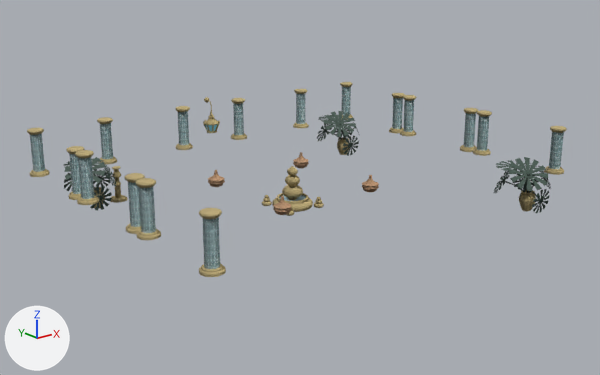
One commit to the glTF model www/models/lba2/iso_scenes/29.glb: the scene before it, then after it.
The view is the same before and after, from a 50 mm camera at (-15.4, -42.8, 16.2) aimed at (11.4, -9.3, 2.8). Every picture has the same lights, and +X, +Y and +Z are marked at lower left. Where no turn or scale is listed for an object, it has been applied to the vertices. Vertices at the same position are counted once.

The first picture shows 'colored', 'textured_194fdb50'.
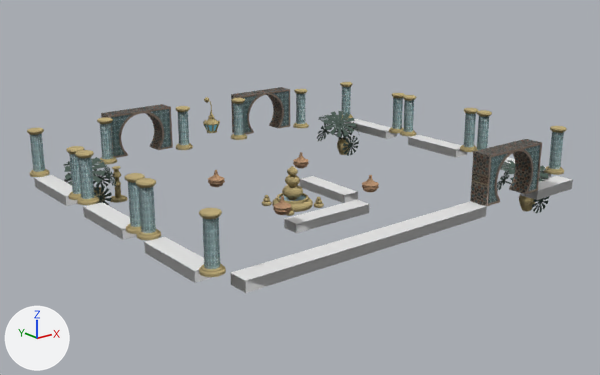
Edits to the bpy script that builds the scene:
```text
Add img_image_3:
    img_image_3 = load_image('Image_3', '_unpacked/Image_3', 512, 512, 'sRGB')
Add img_image_2:
    img_image_2 = load_image('Image_2', '_unpacked/Image_2', 128, 128, 'sRGB')
Add mat_material_4:
    mat_material_4 = principled_material('Material_4')
    mat_material_4.texture = img_image_3
    mat_material_4.roughness = 1.0
Add mat_material_3:
    mat_material_3 = principled_material('Material_3')
    mat_material_3.texture = img_image_2
    mat_material_3.roughness = 1.0
Add mat_material_2:
    mat_material_2 = principled_material('Material_2')
    mat_material_2.base_color = (0.8, 0.8, 0.8)  # white #e7e7e7
    mat_material_2.roughness = 1.0
Change me_mesh_0:
    used by ob_colored; location = (0.0, 0.0, 0.0)
    remove me_mesh_0.from_pydata(...)  # 15908 vertices, 30202 faces; spans x 0.0..23.0, y -18.4..0.0, z 1.5..6.3
    add me_mesh_0.from_pydata(...)  # 17008 vertices, 31738 faces; spans x 0.0..23.0, y -19.0..1.0, z 1.5..6.3
    me_mesh_0 part 1: a new loose piece of 162 vertices spanning x 5.0..9.0, y 0.0, z 3.5..6.0, in mat_material_0
    me_mesh_0 part 2: a new loose piece of 162 vertices spanning x 14.0..18.0, y 0.0, z 3.5..6.0, in mat_material_0
    me_mesh_0 part 3: a new loose piece of 158 vertices spanning x 15.0..19.0, y -19.0, z 3.5..6.0, in mat_material_0
Add me_mesh_4:
    me_mesh_4.from_pydata(...)  # 566 vertices, 744 faces; spans x 5.0..19.0, y -19.0..1.0, z 3.5..6.0
    me_mesh_4.materials.append(mat_material_4)  # picture img_image_3
Add me_mesh_3:
    me_mesh_3.from_pydata(...)  # 288 vertices, 264 faces; spans x 5.1..18.9, y -19.0..1.0, z 3.6..5.9
    me_mesh_3.materials.append(mat_material_3)  # picture img_image_2
Add me_mesh_2_1:
    me_mesh_2_1.from_pydata(...)  # 240 vertices, 600 faces; spans x 0.0..23.0, y -19.0..-1.0, z 1.5..3.5
    me_mesh_2_1.materials.append(mat_material_2)  # its picture is missing
Add ob_textured_5ee4a96a:
    ob_textured_5ee4a96a = bpy.data.objects.new('textured_5ee4a96a', me_mesh_4)
    ob_textured_5ee4a96a.location = (0.0, 0.0, 0.0)
Add ob_textured_6420b12:
    ob_textured_6420b12 = bpy.data.objects.new('textured_6420b12', me_mesh_3)
    ob_textured_6420b12.location = (0.0, 0.0, 0.0)
Add ob_textured_5cbf336:
    ob_textured_5cbf336 = bpy.data.objects.new('textured_5cbf336', me_mesh_2_1)
    ob_textured_5cbf336.location = (0.0, 0.0, 0.0)
```

Where the change shows, as pixel boxes [x1, y1, x2, y2] in the pictures (600 x 375 px):
'textured_5cbf336', added
    after: [34, 119, 573, 293]
'textured_5ee4a96a', added
    after: [101, 87, 542, 206]
'textured_6420b12', added
    after: [111, 91, 540, 203]
part 1 of me_mesh_0, added
    after: [109, 107, 173, 158]
part 2 of me_mesh_0, added
    after: [240, 89, 290, 134]
part 3 of me_mesh_0, added
    after: [487, 143, 542, 206]
